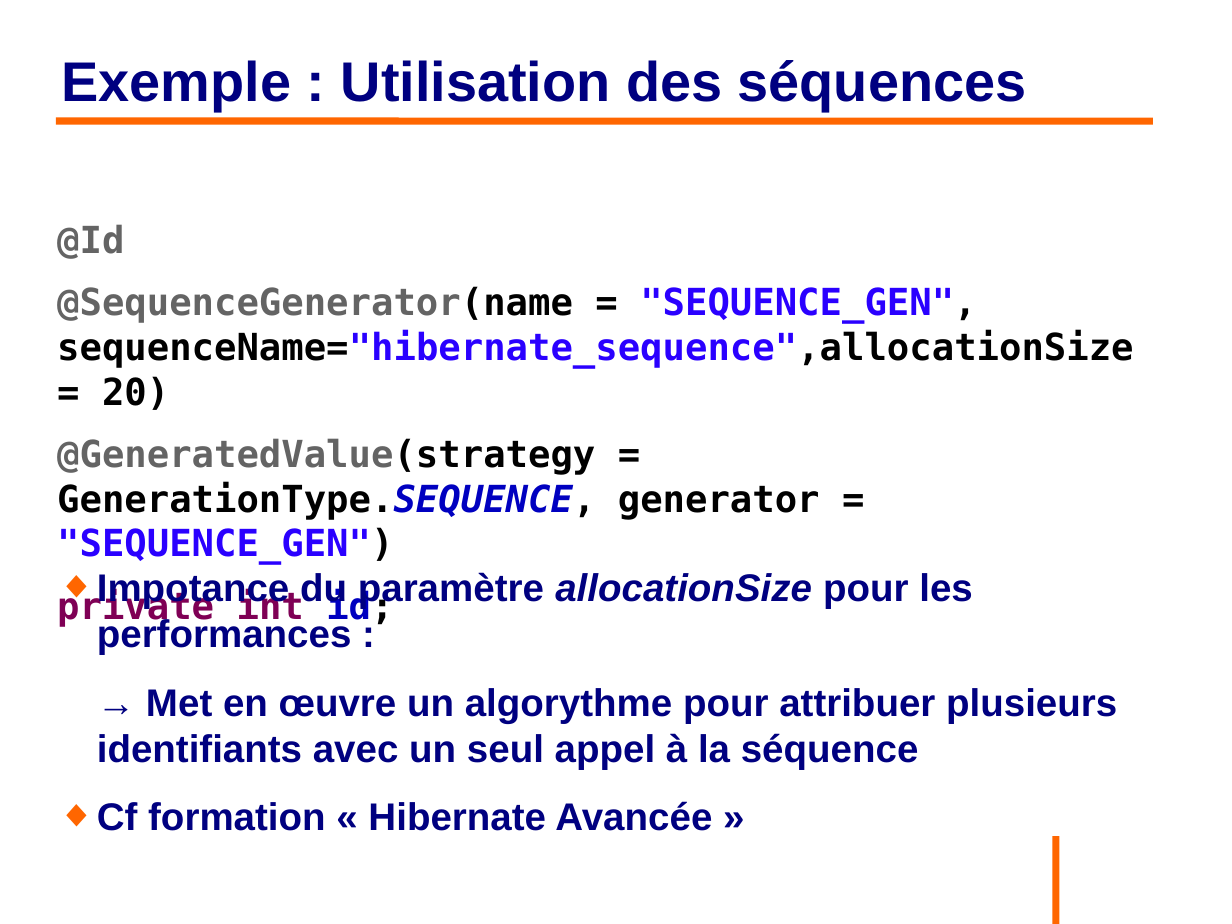
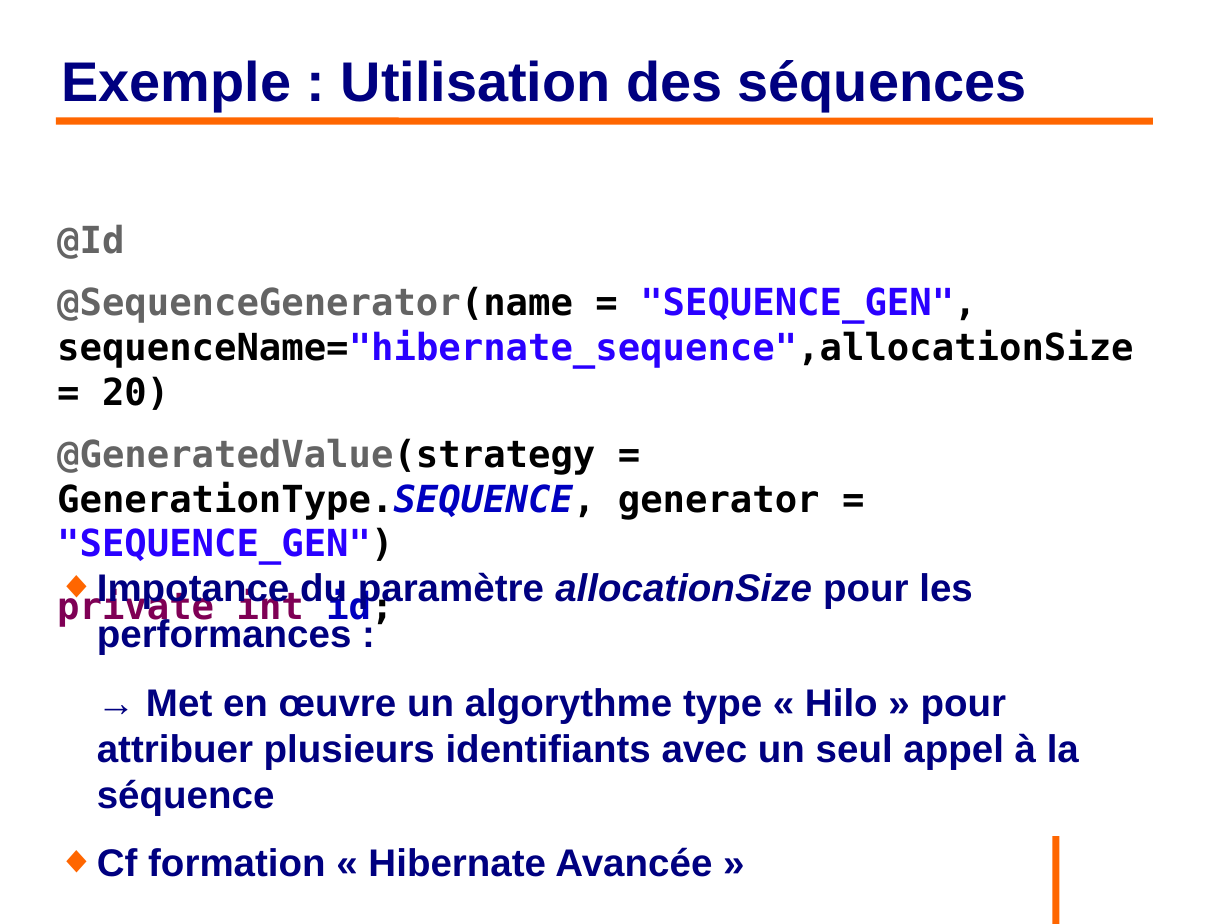
Before and after one commit to philphils/formation-hibernate-basique, a slide deck: slide 34 of Documentation/diapo_formation_hibernate.odp. Drawn at 1232x924 pixels with LibreOffice and Linux fonts; fonts in the diff are those of the drawing; background and template pictures are left out. Boxes give left, top, right and bottom in pixels: in the first picture for what was removed or moved away, otherwise in the second. Text is boxed around its words. In the diff, an @@ line names an element or a change of style, - is before the commit and + after.

```diff
--- a/Documentation/diapo_formation_hibernate.odp
+++ b/Documentation/diapo_formation_hibernate.odp
@@ text at bbox=[97, 688, 1079, 816]: text changed @@
-→ Met en œuvre un algorythme pour attribuer plusieurs identifiants avec un seul appel à la séquence
+→ Met en œuvre un algorythme type « Hilo » pour attribuer plusieurs identifiants avec un seul appel à la séquence
```
Also in this commit, not shown: 1 other slide changed.
